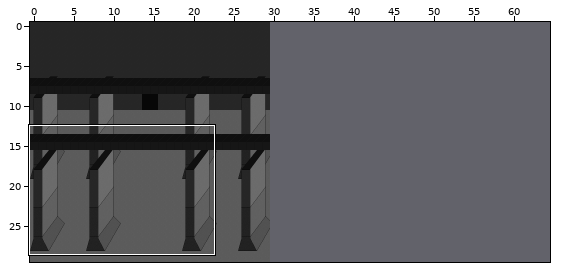
An edit to a level. Tiled map (JSON), assets/maps/largechamber.tmj. The first picture is a wide view before the edit; the outline marks the close-up.
Close-up. Old version:
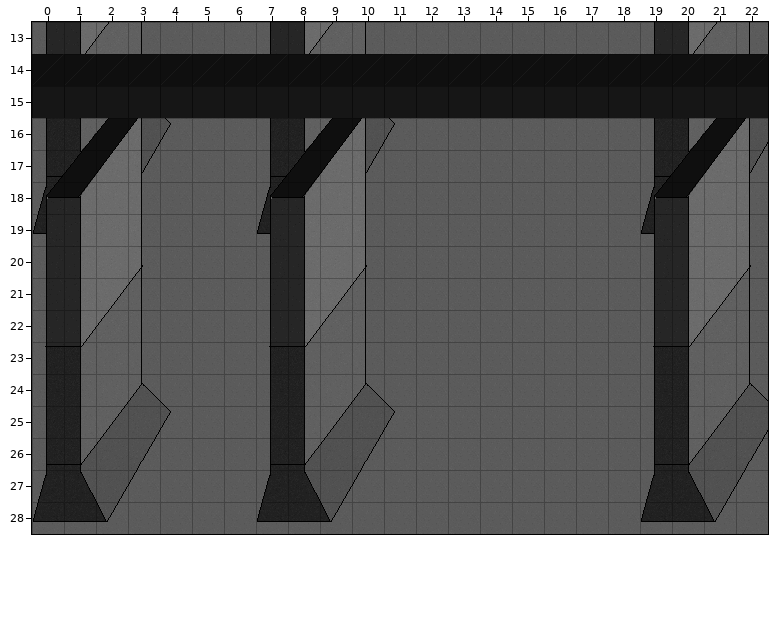
Cells are 32x32 px. Shown: x 0..22, y 13..28. The commit also changed other parts of the map, which this record leaves out. The old version is drawn lined up with the new one.
After:
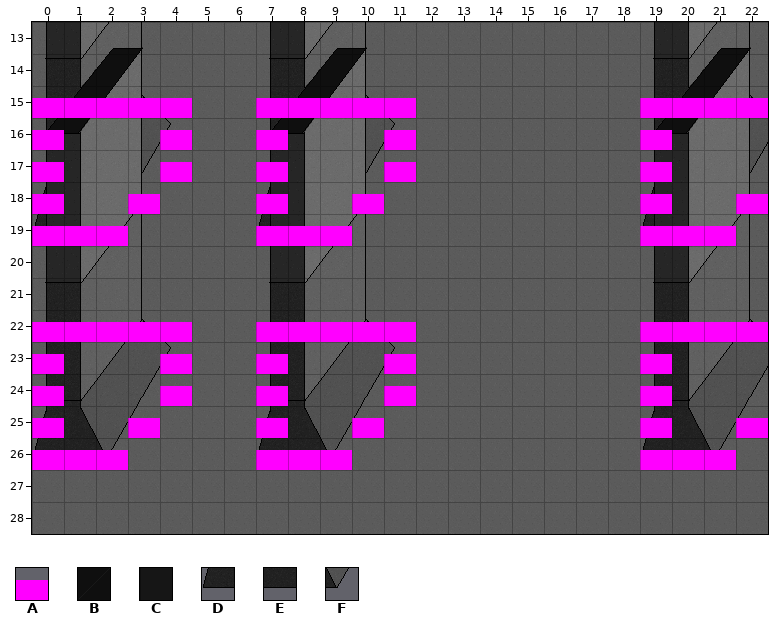
Key: from "largechamber": A 3, B 4, C 20, D 240, E 241, F 242.
_ is an empty cell.
Difference:
map size 30x30 -> 65x30 cells
layer "front" offset 0,64 -> 0,0 px
Layer "behind":
The edit adds tile D in row 26 at x 0, 7 and 19.
The edit adds tile E in row 26 at x 1, 8 and 20.
The edit adds tile F in row 26 at x 2, 9 and 21.
Layer "front":
Tile D is gone in row 26 at x 0, 7 and 19.
Tile E is gone in row 26 at x 1, 8 and 20.
Tile F is gone in row 26 at x 2, 9 and 21.
Layer "Tile Layer 10" (now hidden):
Tile B is gone in row 14 at x 0 to 22.
Tile C is gone in row 15 at x 0 to 22.
Layer "collision":
The edit adds tile A in row 15 at x 0 to 4, 7 to 11 and 19 to 22; in rows 16 to 17 at x 0, 4, 7, 11 and 19; in row 18 at x 0, 3, 7, 10, 19 and 22; in row 19 at x 0 to 2, 7 to 9 and 19 to 21; in row 22 at x 0 to 4, 7 to 11 and 19 to 22; in rows 23 to 24 at x 0, 4, 7, 11 and 19.
The edit adds tile A in row 25 at x 0, 3, 7, 10, 19 and 22; in row 26 at x 0 to 2, 7 to 9 and 19 to 21.
